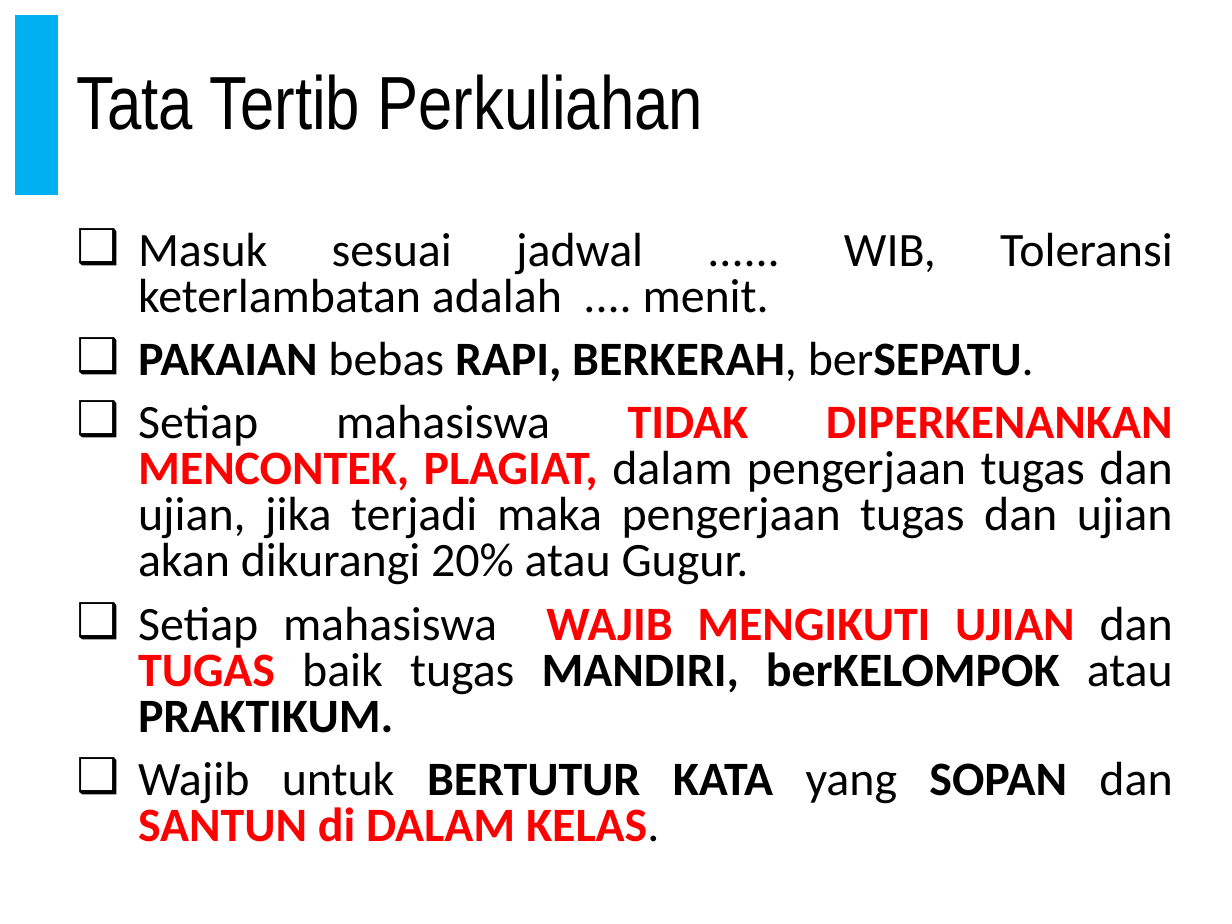
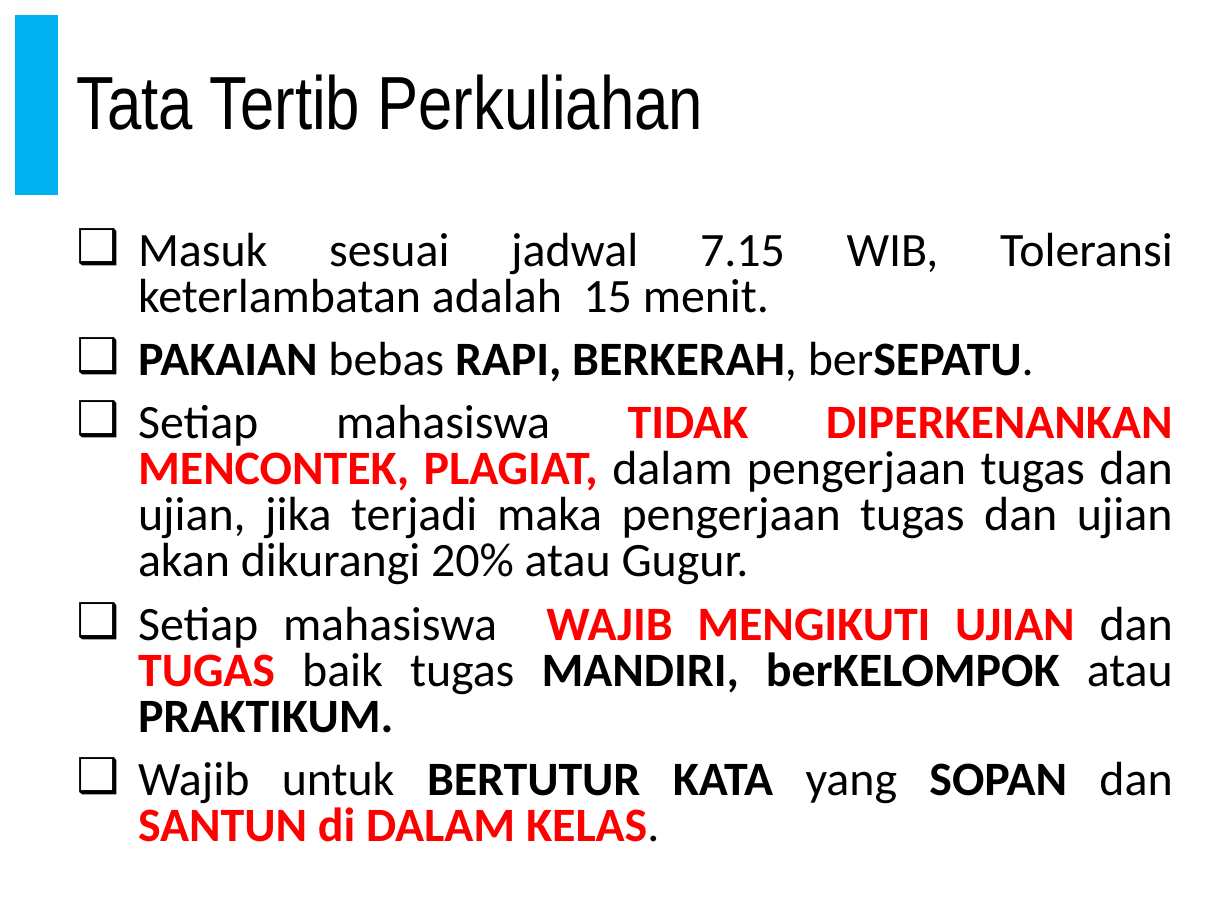
Before and after one commit to doniaft/Sistem-Manajemen-Basis-Data, a slide deck: slide 77 of 1. Bahan Ajar/01. SMBD - Pendahuluan.pptx. Drawn at 1232x924 pixels with LibreOffice and Linux fonts; fonts in the diff are those of the drawing. Boxes give left, top, right and bottom in pixels: in the first picture for what was removed or moved away, otherwise in the second. Text is boxed around its words. In the diff, an @@ line names an element or a change of style, - is before the commit and + after.

```diff
--- a/1. Bahan Ajar/01. SMBD - Pendahuluan.pptx
+++ b/1. Bahan Ajar/01. SMBD - Pendahuluan.pptx
@@ text at <box>138,232,1173,313</box>: text changed @@
-❑ Masuk sesuai jadwal ...... WIB, Toleransi keterlambatan adalah .... menit.
+❑ Masuk sesuai jadwal 7.15 WIB, Toleransi keterlambatan adalah 15 menit.
```
Also in this commit, not shown: 4 other slides changed, 1 other file.
